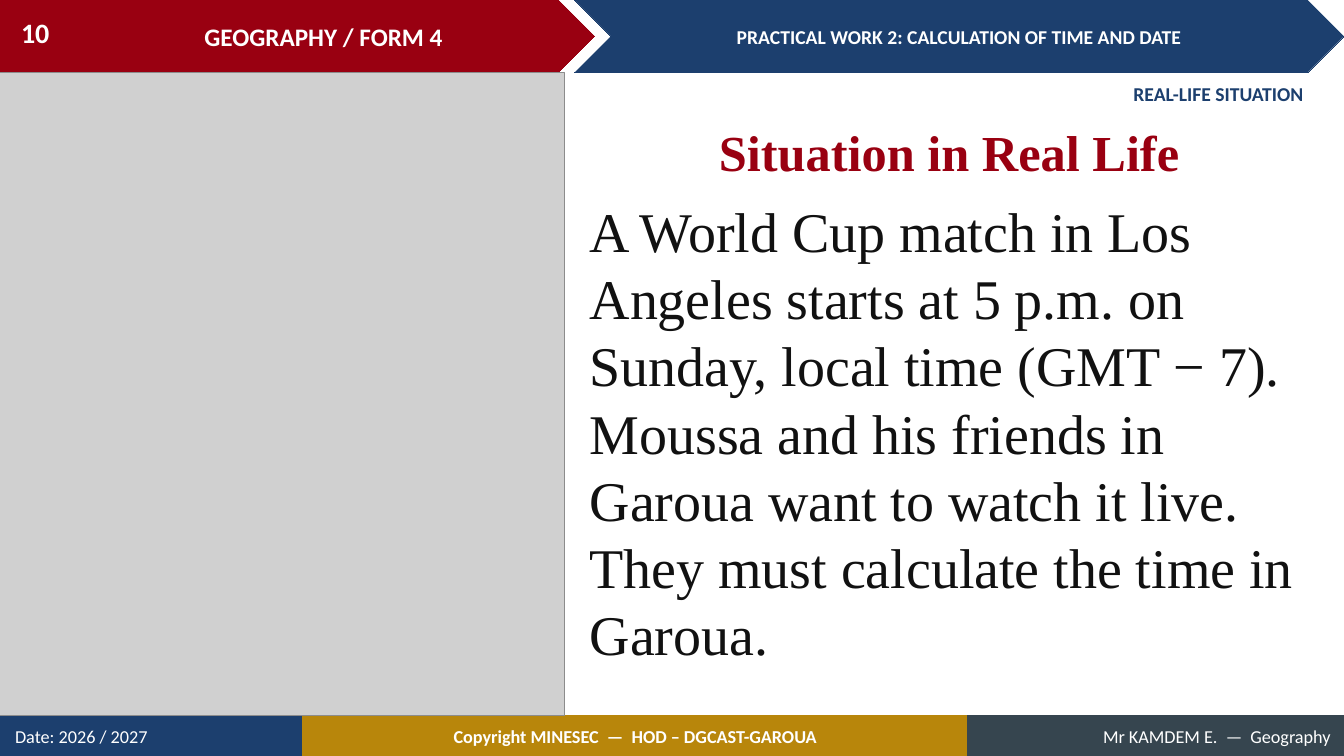
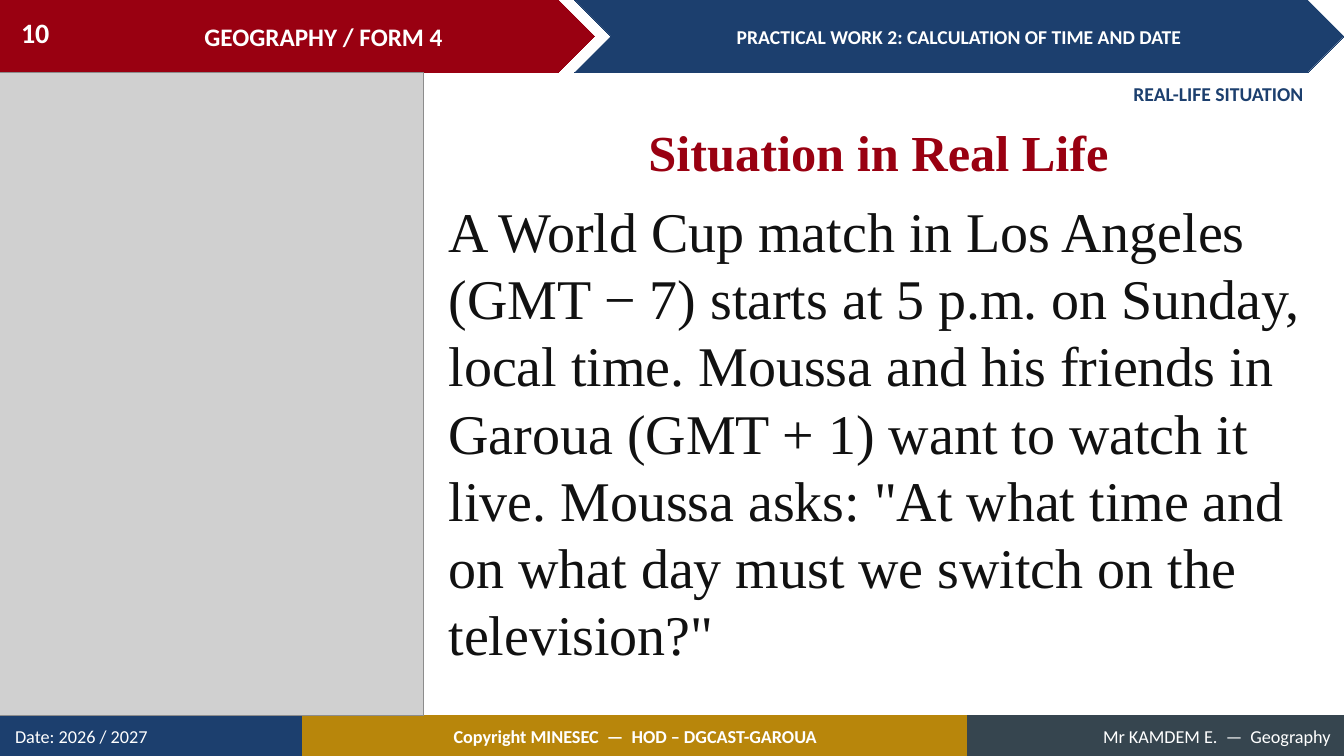
Before and after one commit to Berthautk/linea-github, a slide deck: slide 10 of lecons/F3/07_FORM4_PRACTICAL_WORK2_Calculation_of_Time_and_Date.pptx. Drawn at 1344x756 pixels with LibreOffice and Linux fonts; fonts in the diff are those of the drawing; grey boxes stand for pictures. Boxes give left, top, right and bottom in pixels: in the first picture for what was removed or moved away, otherwise in the second. Text is boxed around its words. In the diff, an @@ line names an element or a change of style, - is before the commit and + after.

```diff
--- a/lecons/F3/07_FORM4_PRACTICAL_WORK2_Calculation_of_Time_and_Date.pptx
+++ b/lecons/F3/07_FORM4_PRACTICAL_WORK2_Calculation_of_Time_and_Date.pptx
@@ picture: place and size @@
-picture at (0,73,565,716)
+picture at (0,73,423,716)
@@ text "Situation in Real Life": place and size @@
-text "Situation in Real Life" at (719,135,1179,172)
+text "Situation in Real Life" at (648,135,1109,172)
@@ text at (449,213,1300,656): text changed @@
-A World Cup match in Los Angeles starts at 5 p.m. on Sunday, local time (GMT − 7). Moussa and his friends in Garoua want to watch it live. They must calculate the time in Garoua.
+A World Cup match in Los Angeles (GMT − 7) starts at 5 p.m. on Sunday, local time. Moussa and his friends in Garoua (GMT + 1) want to watch it live. Moussa asks: "At what time and on what day must we switch on the television?"
```
Also in this commit, not shown: 13 other slides changed, 9 slides added, 5 slides removed, 10 other files.
